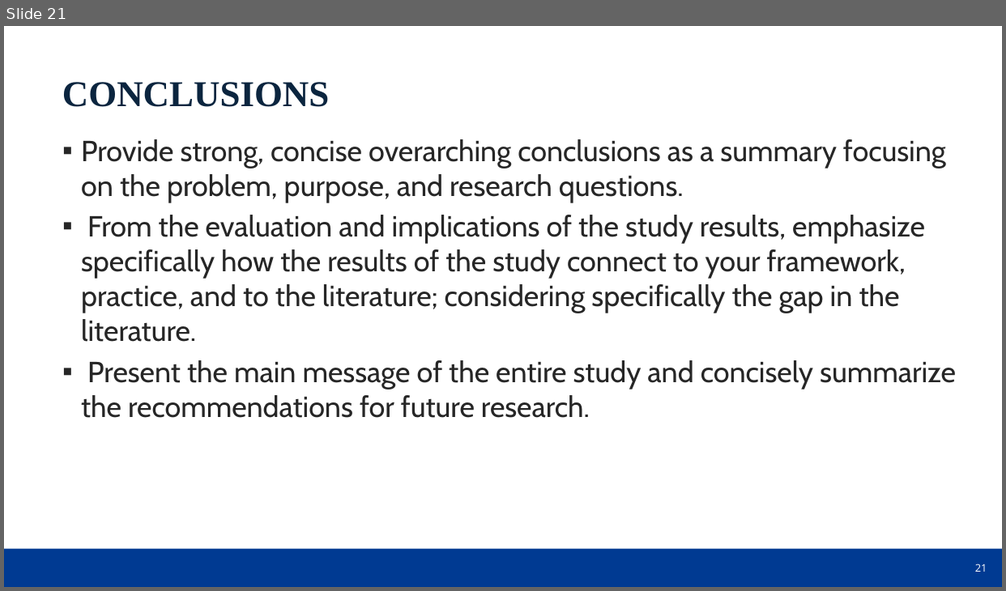
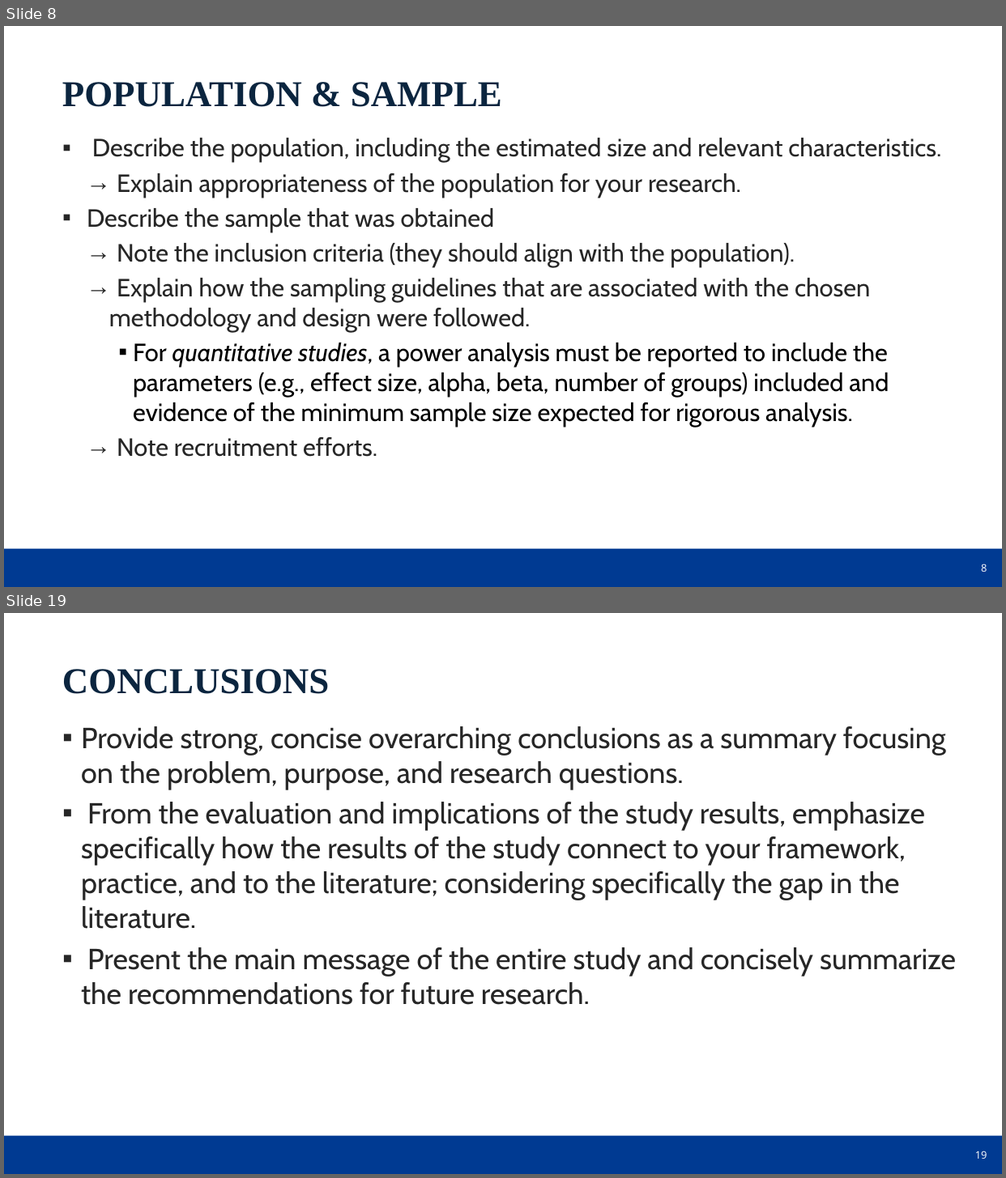
Before and after one commit to dr-natetorious/Dissertation, a slide deck: DSE_Quantitative_oral_defense_presentation_template_2022_NU.pptx. Shown one above the other, each under a label of ours: slide 21 before the commit, slides 8 and 19 after it; the slides between them are not shown. The pictures are 1006x591 and 1006x1178 pixels, drawn with LibreOffice and Linux fonts; fonts in the diff are those of the drawing; background and template pictures are left out. Boxes give left, top, right and bottom in pixels: in the first picture for what was removed or moved away, otherwise in the second. Text is boxed around its words. In the diff, an @@ line names an element or a change of style, - is before the commit and + after.

```diff
--- a/DSE_Quantitative_oral_defense_presentation_template_2022_NU.pptx
+++ b/DSE_Quantitative_oral_defense_presentation_template_2022_NU.pptx
@@ slide 8 added at box(4, 26, 1002, 587), background picture (left out); not listed: 2 template elements that a slide beside it also shows @@
@@ text added at box(62, 82, 502, 107), 35 pt, text #0B253F, bold @@
+POPULATION & SAMPLE
@@ text added at box(87, 138, 941, 457), 24 pt, text #262626 @@
+▪ Describe the population, including the estimated size and relevant characteristics.
+  → Explain appropriateness of the population for your research.
+▪ Describe the sample that was obtained
+  → Note the inclusion criteria (they should align with the population).
+  → Explain how the sampling guidelines that are associated with the chosen methodology and design were followed.
+    ▪ For quantitative studies, a power analysis must be reported to include the parameters (e.g., effect size, alpha, beta, number of groups) included and evidence of the minimum sample size expected for rigorous analysis.
+  → Note recruitment efforts.
@@ what was slide 21 is now slide 19 @@
@@ page number at box(975, 1151, 987, 1159): text changed @@
-21
+19
```
Also in this commit, not shown: 3 slides changed, 15 other slides added, 18 slides removed, 2 other files.
